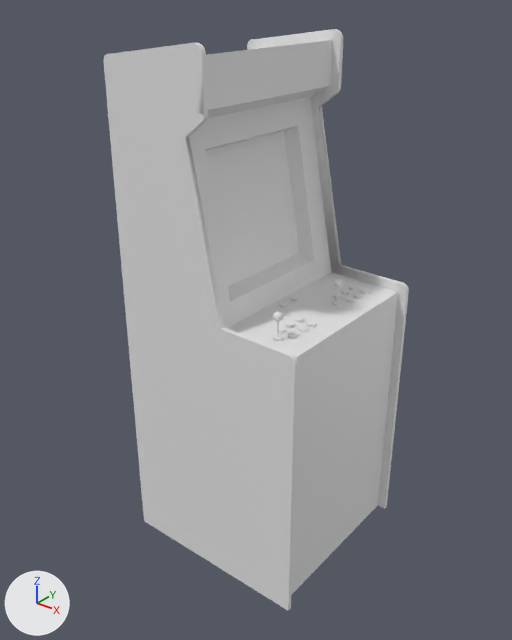
Two versions of the COLLADA model assets/blender/arcade_machine/arcade machine.dae, one commit apart.
Before and after are seen from a camera (50 mm lens) standing at (4.22, -5.5, 3.66) and looking at (-0.08, -0.11, 0.32). Arrows for +X, +Y and +Z are at lower left; the lights stay in place. Where no turn or scale is listed for an object, it has been applied to the vertices. Vertices at the same position are counted once.

The older version as bpy lines, for what is in view:
```python
me_cube = bpy.data.meshes.new('Cube')
me_cube.from_pydata(...)  # 298 vertices, 598 faces; spans x -1.1..1.1, y -1.05..1.05, z -2.38..3.17
me_cylinder_024 = bpy.data.meshes.new('Cylinder.024')
me_cylinder_024.from_pydata(...)  # 642 vertices, 1340 faces; spans x -0.047..0.047, y -0.047..0.047, z -0.016..0.272
ob_1_stick = bpy.data.objects.new('1-stick', me_cylinder_024)
ob_1_stick.location = (0.66, -0.72, 0.59)
ob_machine = bpy.data.objects.new('machine', me_cube)
ob_machine.location = (0.0, 0.0, 0.0)
```
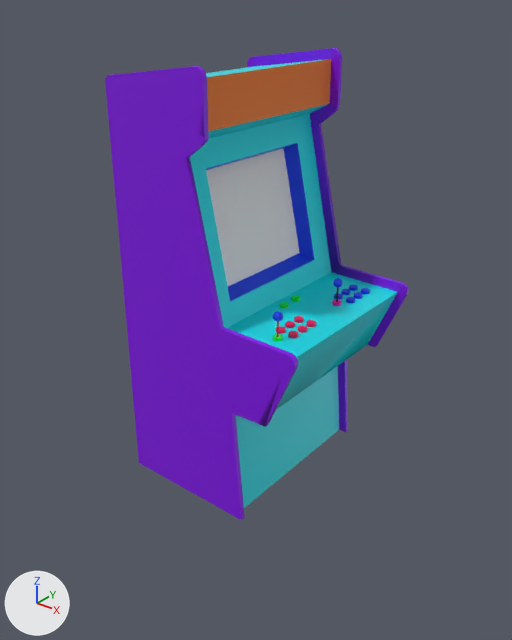
Boxes (x1, y1, x2, y2) around the edits, measured in the pictures (512 x 640 px; the box of a moved part takes in the faces that stretch with it):
'machine', reshaped (19% shorter)
    before: (103, 29, 409, 611)
    after: (105, 48, 409, 520)
part 1 of me_cube, moved or reshaped
    before: (103, 29, 408, 611)
    after: (105, 48, 408, 520)
part 2 of me_cube, recoloured (white to cyan)
    both: (209, 113, 397, 357)
part 3 of me_cube, recoloured (white to blue)
    both: (228, 143, 314, 301)
part 4 of me_cube, recoloured (white to purple)
    both: (213, 265, 409, 368)
part 5 of me_cube, recoloured
    both: (207, 59, 331, 110)
part 6 of me_cylinder_024, recoloured
    both: (273, 311, 283, 321)
part 7 of me_cylinder_024, recoloured
    both: (273, 334, 283, 342)

The change in detail:
Material 'player_one_stick_ball' (mat_player_one_stick_ball) is new.
Its base color is (0.0, 0.0346, 0.8) (blue #0034e7).
Material 'player_one_stick_base' (mat_player_one_stick_base) is new.
Its base color is (0.0, 0.8, 0.034) (green #00e734).
Material 'player_one_stick_neck' (mat_player_one_stick_neck) is new.
Its base color is (0.8, 0.0, 0.0145) (red #e70020).
Material 'screen_border' (mat_screen_border) is new.
Its base color is (0.0, 0.0446, 0.8) (blue #003ce7).
Material 'screen' (mat_screen) is new.
Its base color is (0.8, 0.8, 0.8) (white #e7e7e7).
Material 'header' (mat_header) is new.
Its base color is (0.8, 0.17, 0.0) (orange #e77300).
Material 'machine' (mat_machine) is new.
Its base color is (0.0, 0.715, 0.8) (cyan #00dce7).
Material 'border' (mat_border) is new.
Its base color is (0.225, 0.0, 0.8) (purple #8200e7).
me_cube is used by ob_machine; location (0.0, 0.0, 0.0).
me_cube had 298 vertices, 598 faces and spanned x -1.1..1.1, y -1.05..1.05, z -2.38..3.17.
me_cube now has 314 vertices, 638 faces and spans x -1.1..1.1, y -1.05..1.05, z -1.5..2.99.
me_cube part 1: 216 vertices moved from x -1.1..1.1, y -1.05..1.05, z -2.38..3.17 to x -1.1..0.47, y -1.05..1.05, z -1.5..2.99; 4 vertices removed from x 1.0..1.1, y -1.05..1.05, z -2.38; 20 vertices added at x 0.26..0.78, y -1.05..1.05, z -1.5..-0.19.
me_cube part 2: 17 faces spanning x -1.0..1.0, y -1.0..1.0, z -1.5..2.9 switch from no material to mat_machine (cyan #00dce7).
me_cube part 3: 8 faces spanning x -0.33..0.08, y -0.72..0.72, z 0.8..2.06 switch from no material to mat_screen_border (blue #003ce7).
me_cube part 4: 545 faces spanning x -1.1..1.1, y -1.05..1.05, z -1.5..2.99 switch from no material to mat_border (purple #8200e7).
me_cube part 5: 2 faces spanning x 0.01, y -1.0..1.0, z 2.45..2.9 switch from no material to mat_header (orange #e77300).
me_cube now uses material mat_screen (white #e7e7e7).
me_cylinder_024 has 642 vertices, 1340 faces and spans x -0.047..0.047, y -0.047..0.047, z -0.016..0.272.
me_cylinder_024 is used by ob_1_stick; location (0.66, -0.72, 0.59).
me_cylinder_024 part 6: 1020 faces spanning x -0.047..0.047, y -0.047..0.047, z -0.016..0.272 switch from no material to mat_player_one_stick_ball (blue #0034e7).
me_cylinder_024 part 7: 128 faces spanning x -0.047..0.047, y -0.047..0.047, z -0.016..0.016 switch from no material to mat_player_one_stick_base (green #00e734).
me_cylinder_024 now uses material mat_player_one_stick_neck (red #e70020).
